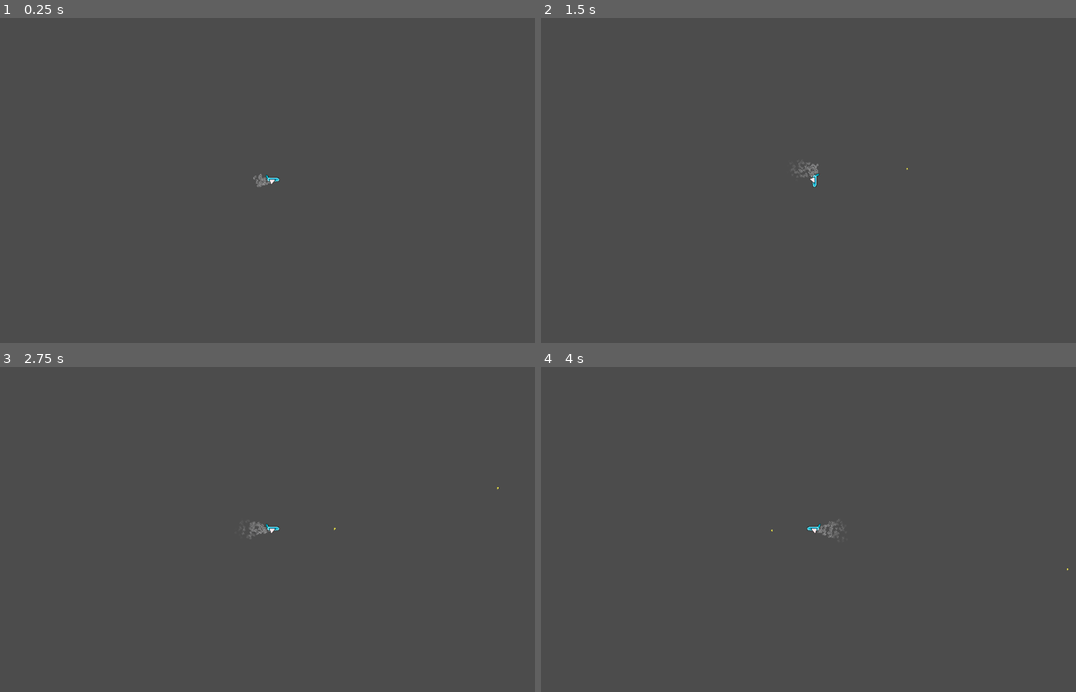
Above: before the commit, frames 1-4 (two rows, left to right).
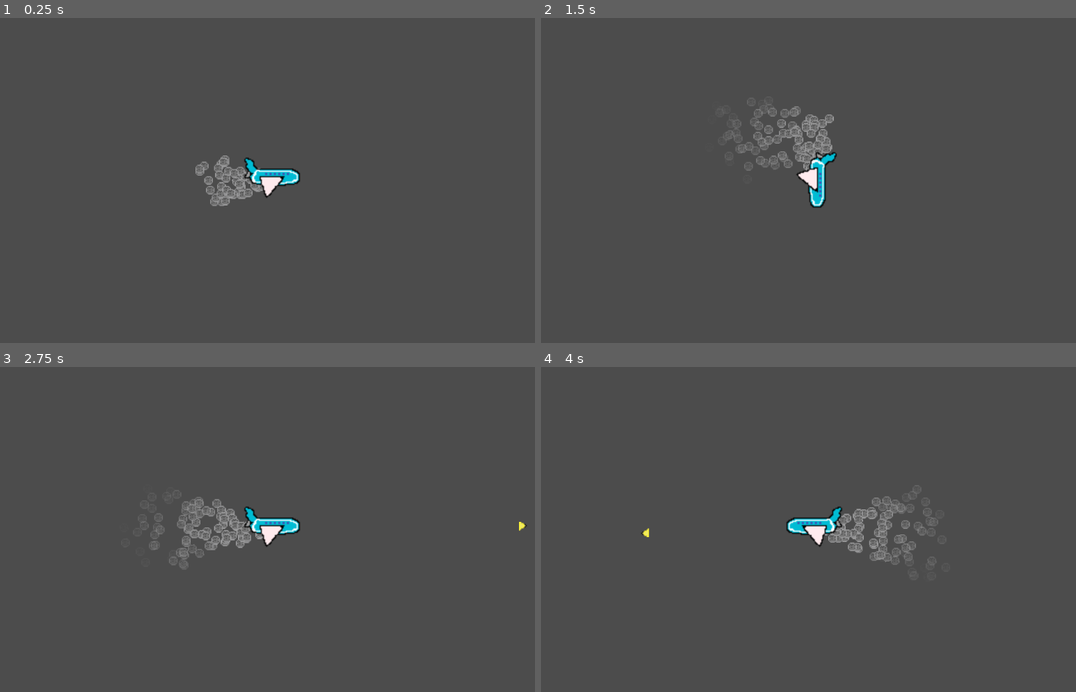
Above: after the commit, the same moments.

Repository: NOTsyrup/Plane-Game
Game: Godot game, scene res://TEMPSCENE.tscn
The game is run twice, just before and just after one commit, with the same random seed, the same clock (stepped at 60 frames per second) and the same inputs. The project has no main scene, so this scene is started directly.
Inputs:
- Up to frame 1 (0.25 s): no input
- Up to frame 2 (1.5 s): hold D (player_right) 0.53-1.28 s; hold Space (shoot) 0.53-1.28 s; hold S (player_down) from 1.28 s (still down); tap Space (shoot) at 1.35 s
- Up to frame 3 (2.75 s): release S (player_down) at 2.03 s; hold D (player_right) from 2.03 s (still down); hold Space (shoot) from 2.03 s (still down)
- Up to frame 4 (4 s): release D (player_right) at 2.78 s; release Space (shoot) at 2.78 s; hold W (player_up) 2.78-3.53 s; tap Space (shoot) at 2.85 s; hold A (player_left) from 3.53 s (still down); hold Space (shoot) from 3.53 s (still down)

The runs differ from the first frame. In frame 1, 1.3% of the frame differs, in the area x 36-57%, y 42-58%; in frame 2, 1.8%, in the area x 34-69%, y 25-59%; in frame 3, 1.8%; in frame 4, 1.8%.

Commit message:
Encapsulation
Cleaned up code regarding spawning projectiles.

Diff:
--- a/Player/BasePlane.gd
+++ b/Player/BasePlane.gd
@@ -43,10 +43,9 @@
 func shoot():
 	if Input.is_action_pressed("shoot") and is_cooldown:
 		var projectile = projectile_class.instance()
-		add_child(projectile)
+		projectile.set_shooter(self)
+		get_parent().add_child(projectile)
 		projectile.transform = $ProjectileSpawn.get_global_transform()
-		remove_child(projectile)
-		get_parent().add_child(projectile)
 
 		is_cooldown = false
 		$Timer.start()
--- a/Player/BasePlane.tscn
+++ b/Player/BasePlane.tscn
@@ -25,7 +25,7 @@
 
 [node name="Camera2D" type="Camera2D" parent="."]
 current = true
-zoom = Vector2( 2, 2 )
+zoom = Vector2( 0.5, 0.5 )
 
 [node name="CPUParticles2D" type="CPUParticles2D" parent="."]
 position = Vector2( -8, 0 )
--- a/Projectiles/BaseProjectile.gd
+++ b/Projectiles/BaseProjectile.gd
@@ -4,12 +4,12 @@
 export var SPEED = 500
 var projectile_direction = Vector2.ZERO
 
-#Must have node named "Player" in scene
-onready var shooter = get_parent()
+
+var plane_that_shot:KinematicBody2D
 
 
 func _ready():
-	projectile_direction = shooter.velocity.normalized()
+	projectile_direction = plane_that_shot.velocity.normalized()
 
 
 func _physics_process(delta):
@@ -18,3 +18,7 @@
 
 func _on_VisibilityNotifier2D_screen_exited():
 	queue_free()
+
+
+func set_shooter(shooter):
+	plane_that_shot = shooter
